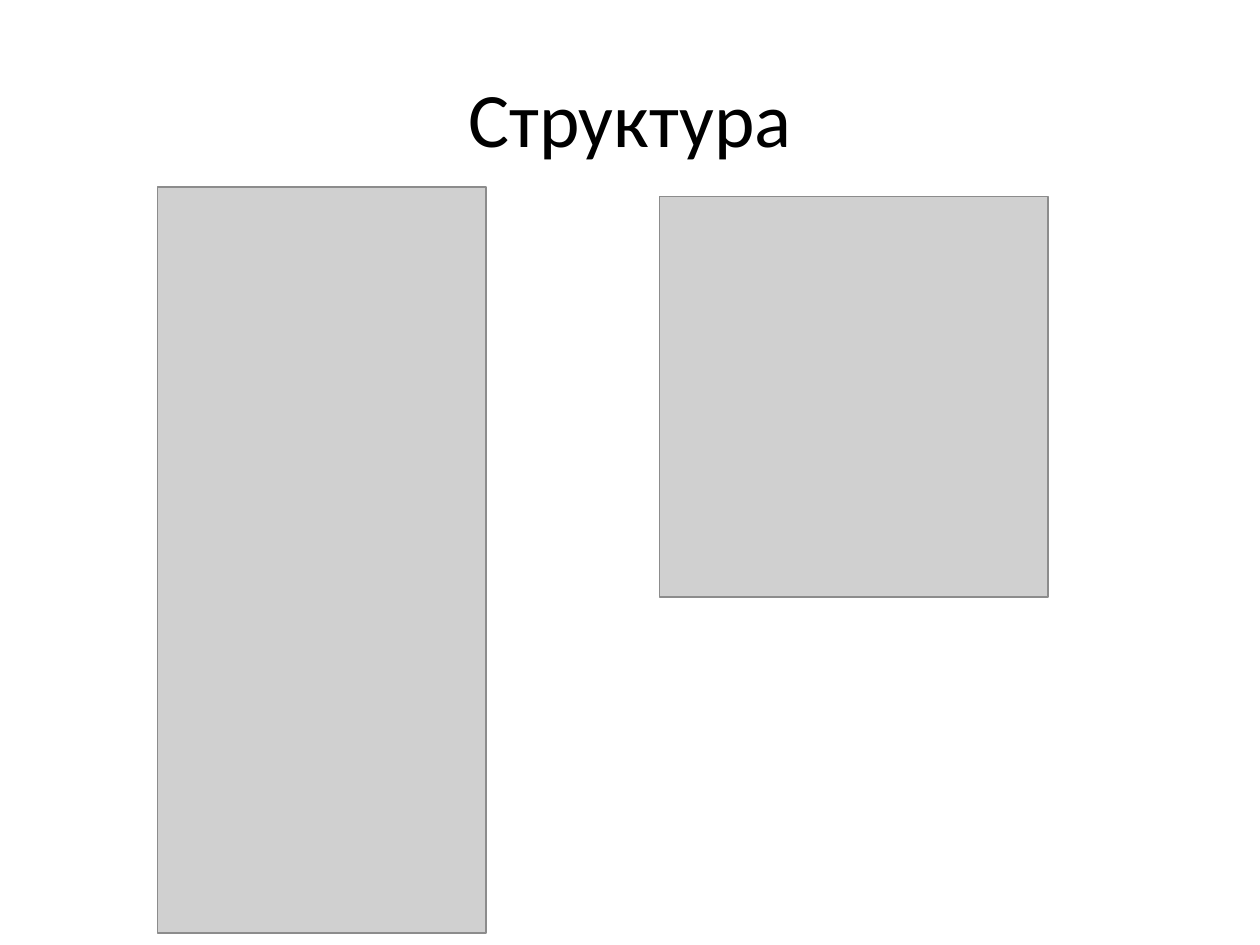
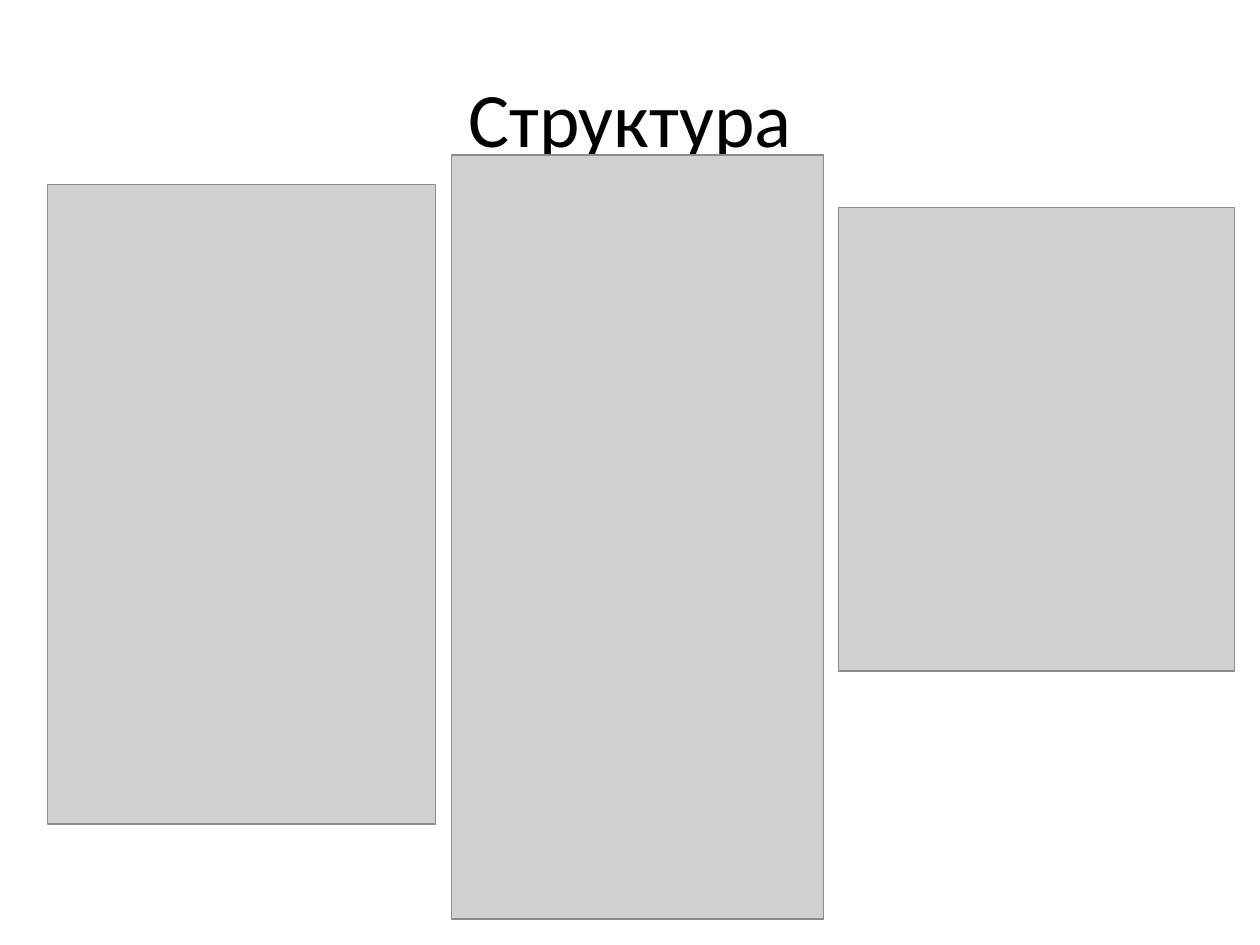
Before and after one commit to ISarrz/yandex, a slide deck: slide 4 of Игра.pptx. Drawn at 1260x945 pixels with LibreOffice and Linux fonts; fonts in the diff are those of the drawing; grey boxes stand for pictures. Boxes give left, top, right and bottom in pixels: in the first picture for what was removed or moved away, otherwise in the second. Text is boxed around its words. In the diff, an @@ line names an element or a change of style, - is before the commit and + after.

Commit message:
presentation

```diff
--- a/Игра.pptx
+++ b/Игра.pptx
@@ picture added at box(451, 155, 823, 919) @@
@@ picture: place and size @@
-picture at box(158, 186, 486, 932)
+picture at box(48, 185, 436, 824)
@@ picture removed at box(659, 197, 1047, 597) @@
@@ picture added at box(838, 208, 1235, 672) @@
```
Also in this commit, not shown: 1 other file.
